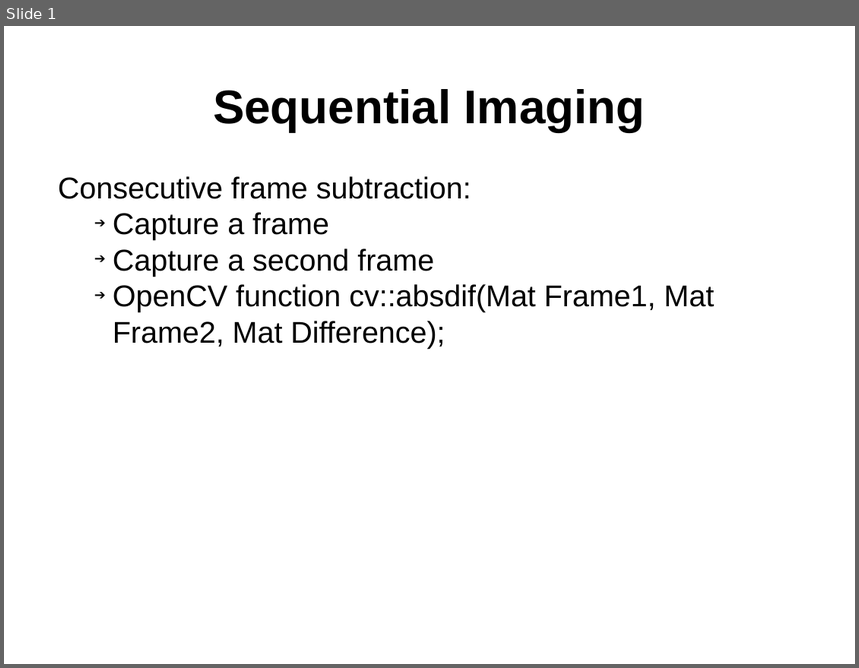
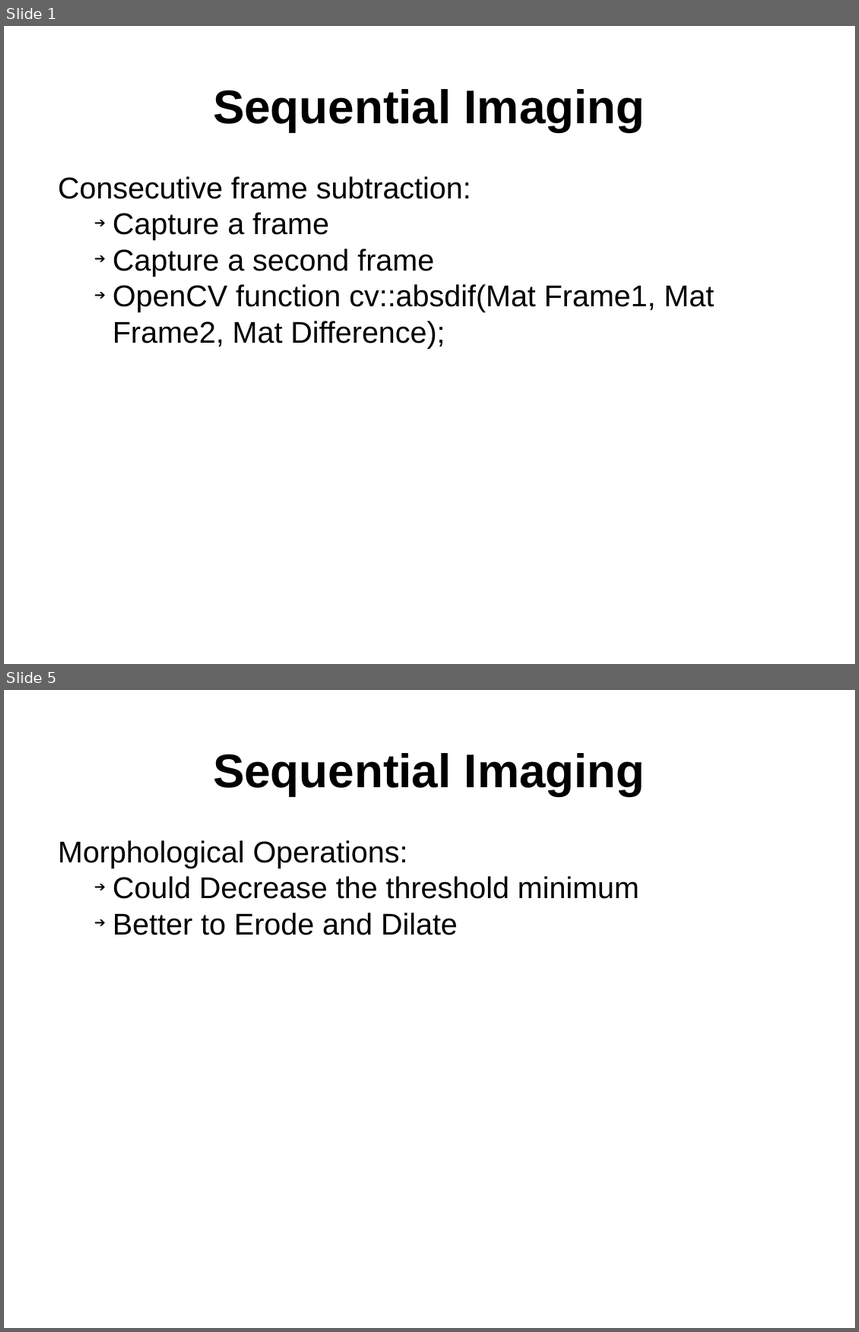
Before and after one commit to superderon/traffic_counter, a slide deck: presentation/presentation.odp. Shown one above the other, each under a label of ours: slide 1 before the commit, slides 1 and 5 after it; the slides between them are not shown. The pictures are 859x668 and 859x1332 pixels, drawn with LibreOffice and Linux fonts; fonts in the diff are those of the drawing. Boxes give left, top, right and bottom in pixels: in the first picture for what was removed or moved away, otherwise in the second. Text is boxed around its words. In the diff, an @@ line names an element or a change of style, - is before the commit and + after.

```diff
--- a/presentation/presentation.odp
+++ b/presentation/presentation.odp
@@ slide 5 added at bbox=[4, 690, 855, 1328], background #FFFFFF @@
@@ title added at bbox=[213, 753, 645, 796], 44 pt, text #000000, bold @@
+Sequential Imaging
@@ text added at bbox=[58, 840, 639, 935], 28 pt, text #000000 @@
+Morphological Operations:
+    ➔ Could Decrease the threshold minimum
+    ➔ Better to Erode and Dilate
```
Also in this commit, not shown: 6 other slides added, 2 slides removed, 9 other files.
